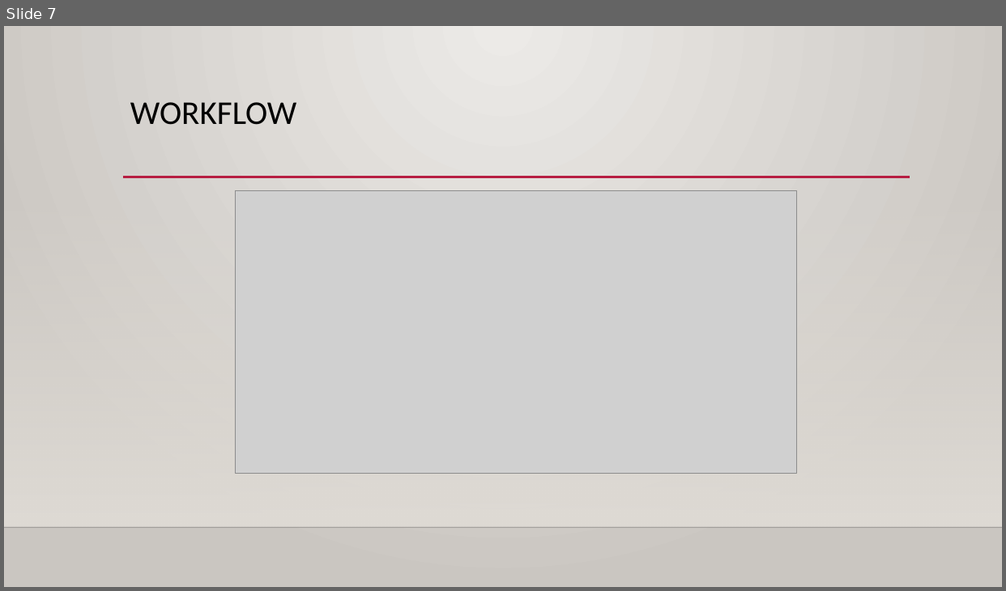
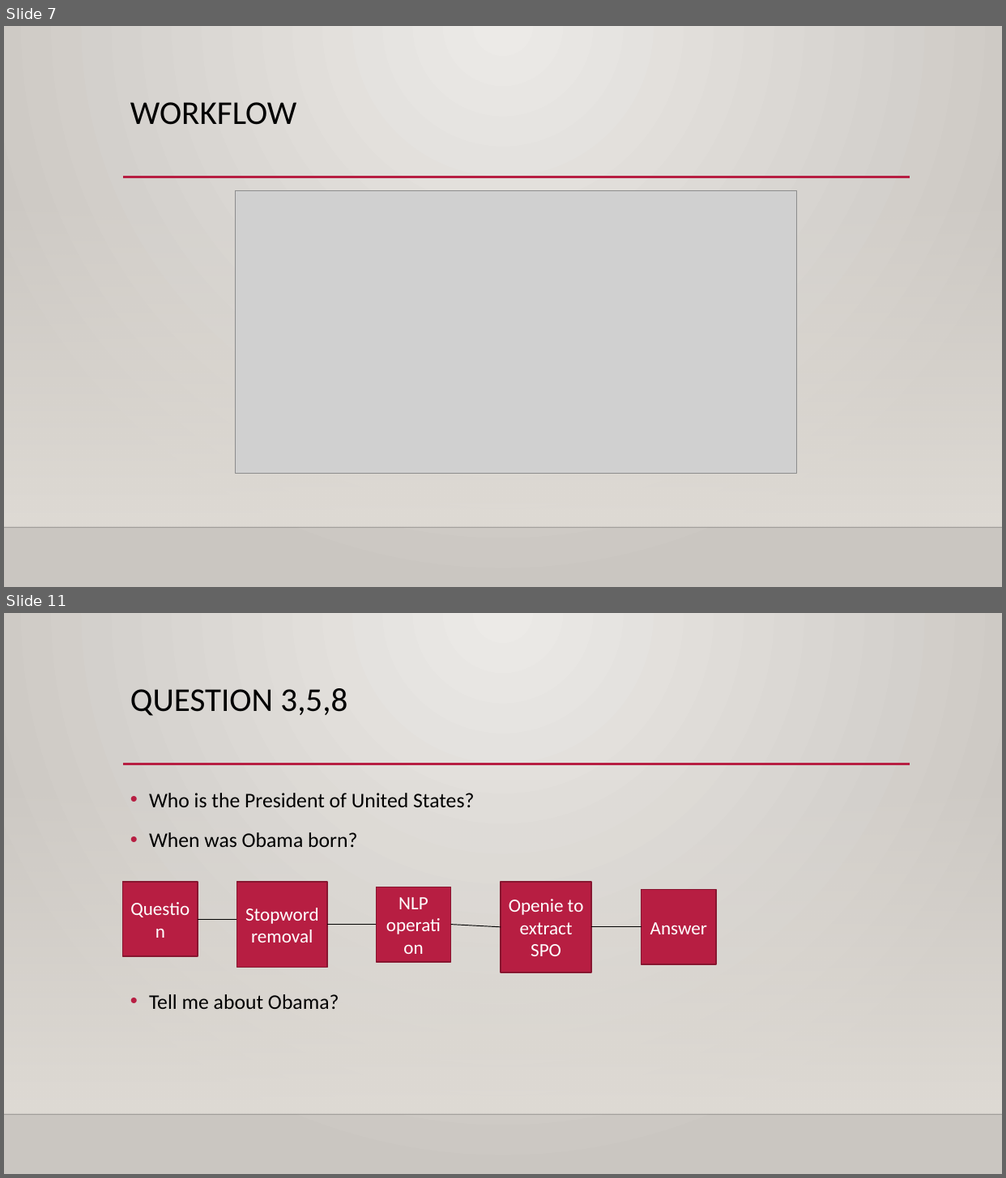
Before and after one commit to nikky4222/Knowledge-Discovery-Management-Summer-2017, a slide deck: Project/Source/Intelligent QA SYSTEM.pptx. Shown one above the other, each under a label of ours: slide 7 before the commit, slides 7 and 11 after it; the slides between them are not shown. The pictures are 1006x591 and 1006x1178 pixels, drawn with LibreOffice and Linux fonts; fonts in the diff are those of the drawing; grey boxes stand for pictures; background and template pictures are left out. Boxes give left, top, right and bottom in pixels: in the first picture for what was removed or moved away, otherwise in the second. Text is boxed around its words. In the diff, an @@ line names an element or a change of style, - is before the commit and + after.

```diff
--- a/Project/Source/Intelligent QA SYSTEM.pptx
+++ b/Project/Source/Intelligent QA SYSTEM.pptx
@@ slide 11 added at (x1=4, y1=613, x2=1002, y2=1174), background gradient #ECEAE7 to #CAC7C1; not listed: 3 template elements that a slide beside it also shows @@
@@ title added at (x1=130, y1=688, x2=347, y2=716), 32 pt, text #000000 @@
+QUESTION 3,5,8
@@ text added at (x1=149, y1=793, x2=474, y2=1009), 20 pt, text #000000 @@
+• Who is the President of United States?
+• When was Obama born?
+• Tell me about Obama?
@@ rectangle added at (x1=123, y1=882, x2=198, y2=956), fill #B71E42, outline #871631 1.25 pt, 18 pt, text #FFFFFF @@
+Question
@@ rectangle added at (x1=236, y1=882, x2=327, y2=967), fill #B71E42, outline #871631 1.25 pt, 18 pt, text #FFFFFF @@
+Stopword removal
@@ rectangle added at (x1=376, y1=887, x2=451, y2=962), fill #B71E42, outline #871631 1.25 pt, 18 pt, text #FFFFFF @@
+NLP operation
@@ rectangle added at (x1=501, y1=882, x2=592, y2=973), fill #B71E42, outline #871631 1.25 pt, 18 pt, text #FFFFFF @@
+Openie to extract SPO
@@ rectangle added at (x1=641, y1=890, x2=716, y2=965), fill #B71E42, outline #871631 1.25 pt, 18 pt, text #FFFFFF @@
+Answer
@@ line added from (198, 919) to (236, 919), #000000 0.75 pt @@
@@ line added from (327, 924) to (376, 924), #000000 0.75 pt @@
@@ line added from (451, 924) to (501, 927), #000000 0.75 pt @@
@@ line added from (592, 927) to (641, 927), #000000 0.75 pt @@
```
Also in this commit, not shown: 4 other slides added, 1 slide removed.
